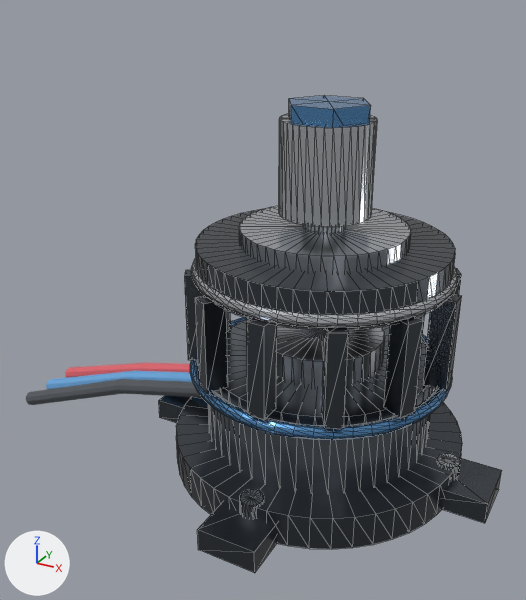
A saved change to the glTF model frontend/public/models/uav/v1_1/motor_4008_500kv.glb.
Rendered twice from a 50 mm camera at (0.0463, -0.1049, 0.0809) aimed at (-0.0117, 0.0004, 0.0282). Arrows for +X, +Y and +Z are at lower left; the lights stay in place. The first picture is the older version. Mesh edges are drawn as thin lines on the coarser meshes. Where no turn or scale is listed for an object, it has been applied to the vertices.

The first picture shows 'bearing_housing', 'bell_lower_ring', 'bell_pillar_1', 'bell_pillar_3', 'bell_pillar_4', 'bell_top', 'bell_upper_ring', 'ear_1', 'mount_base', 'prop_adapter', 'prop_nut', 'stator_core', 'top_cap' and 18 more.
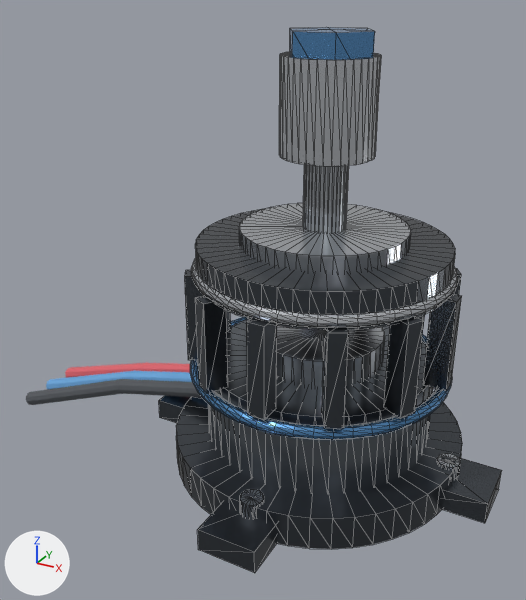
The change, as JSON lines over the scene's bpy script:
```json
{"block": "me_prop_adapter", "where": "# used by ob_prop_adapter; location = (0.0, 0.0, 0.0)"}
{"op": "remove", "block": "me_prop_adapter", "code": "me_prop_adapter.from_pydata(...)  # 74 vertices, 144 faces; spans x -0.0075..0.0075, y -0.0075..0.0075, z 0.0463..0.0613"}
{"op": "add", "block": "me_prop_adapter", "code": "me_prop_adapter.from_pydata(...)  # 74 vertices, 144 faces; spans x -0.0075..0.0075, y -0.0075..0.0075, z 0.0557..0.0707"}
{"block": "me_prop_adapter", "change": "me_prop_adapter part 1: the whole mesh is moved by (0.0, 0.0, 0.0094)"}
{"block": "me_prop_nut", "where": "# used by ob_prop_nut; location = (0.0, 0.0, 0.0)"}
{"op": "remove", "block": "me_prop_nut", "code": "me_prop_nut.from_pydata(...)  # 14 vertices, 24 faces; spans x -0.0068..0.0068, y -0.00589..0.00589, z 0.05484..0.06384"}
{"op": "add", "block": "me_prop_nut", "code": "me_prop_nut.from_pydata(...)  # 14 vertices, 24 faces; spans x -0.0068..0.0068, y -0.00589..0.00589, z 0.06516..0.07416"}
{"block": "me_prop_nut", "change": "me_prop_nut part 2: the whole mesh is moved by (0.0, 0.0, 0.01032)"}
```

Location of each change, (x1, y1, x2, y2) in pixels of the pictures (526 x 600 px):
```json
{"object": "prop_adapter", "change": "moved", "before": [279, 114, 377, 227], "after": [279, 52, 381, 166]}
{"object": "prop_nut", "change": "moved", "before": [289, 96, 371, 127], "after": [290, 27, 375, 59]}
{"object": "shaft", "change": "unchanged, uncovered by the edit", "before": [303, 225, 346, 233], "after": [303, 165, 349, 233]}
```
